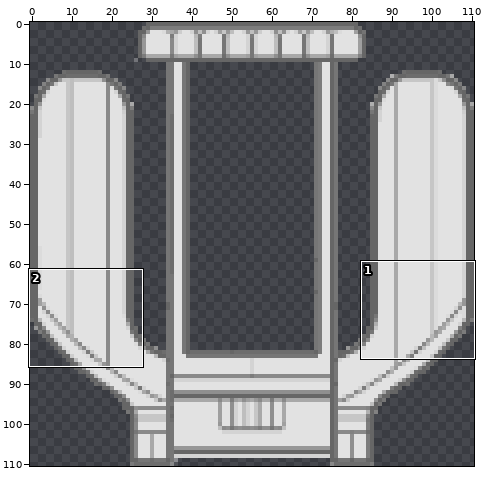
Sprite sheet -- Sprites/Sensor.png. Above: a wide view before the commit, with the close-up outlined.
Close-up. Earlier state:
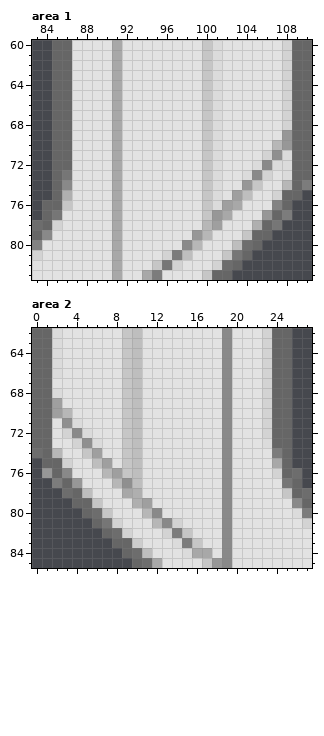
The file is 111x111 pixels. Colours within 5 levels of each other are drawn and written as one. Shown: area 1: x 83..110, y 60..83; area 2: x 0..27, y 62..85. The commit also changed other parts of the picture, which this record leaves out.
After the commit:
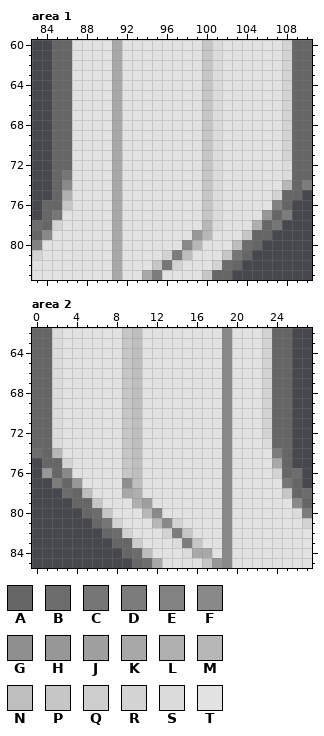
Palette (. is transparent): A #666666  B #6d6d6d  C #767676  D #7c7c7c  E #828282  F #898989  G #8f8f8f  H #979797  J #9f9f9f  K #a8a8a8  L #afafaf  M #b7b7b7  N #bebebe  P #c6c6c6  Q #cdcdcd  R #d3d3d3  S #dbdbdb  T #e2e2e2
The edit:
Area 1:
y 69: x 108 H -> R
y 70: x 107..108 MH -> TR
y 71: x 106..108 RGS -> TTR
y 72: x 105..107 SFS -> TTT
y 73: x 104..106 SFR -> TTT
y 74: x 104..105 HP -> TT
y 75: x 103..104 JN -> TT
y 76: x 102..103 JK -> TT
y 77: x 101..102 HK -> ST
y 78: x 101 J -> S
Area 2:
y 67: x 2 T -> S
y 69: x 2 J -> S
y 70: x 2..3 JM -> ST
y 71: x 2..4 TGS -> STT
y 72: x 2..5 TRFS -> STTT
y 73: x 2 T -> S; x 4..6 RGS -> TTT
y 74: x 5..6 PJ -> TT
y 75: x 6..7 NJ -> TT
y 76: x 7..8 MJ -> TT
y 77: x 8 M -> T
